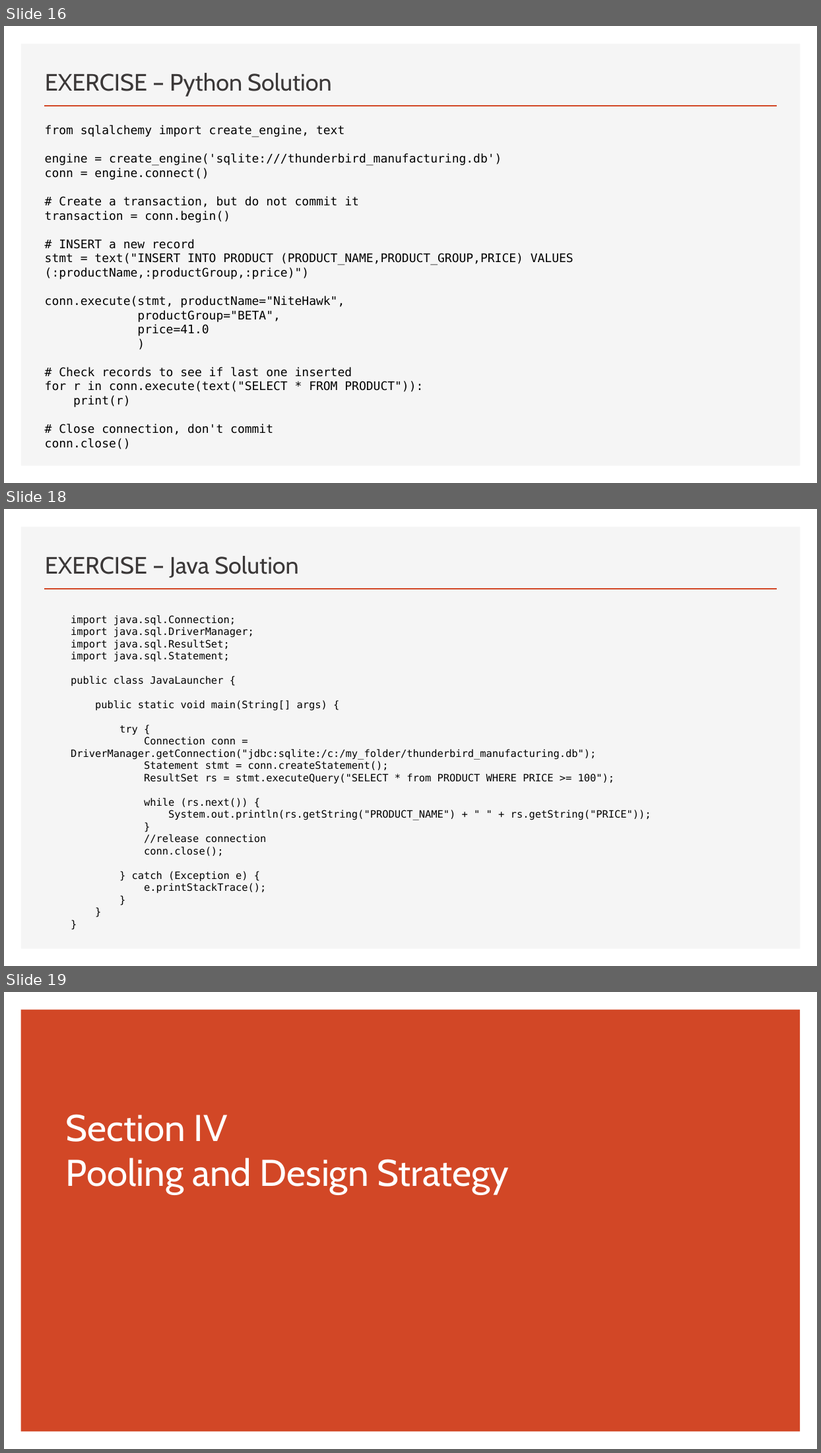
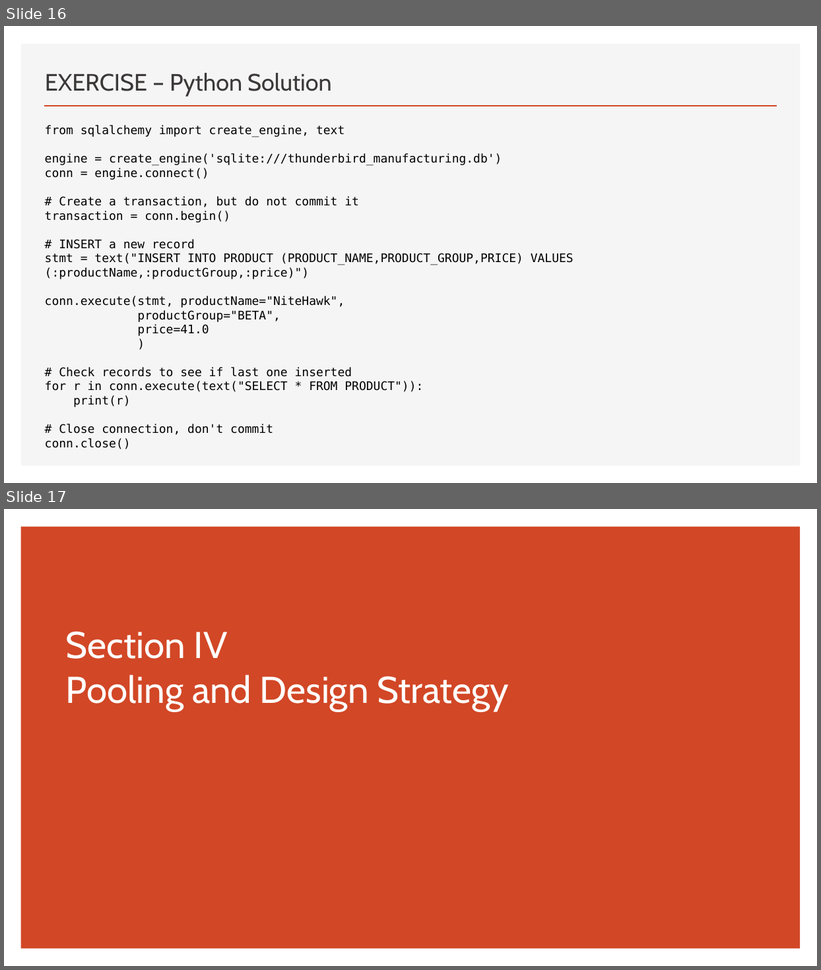
Before and after one commit to thomasnield/oreilly_programming_with_sql, a slide deck: oreilly_programming_with_sql.pptx. Shown one above the other, each under a label of ours: slides 16, 18 and 19 before the commit, slides 16 and 17 after it; the slides between them are not shown. The pictures are 821x1453 and 821x970 pixels, drawn with LibreOffice and Linux fonts; fonts in the diff are those of the drawing. Boxes give left, top, right and bottom in pixels: in the first picture for what was removed or moved away, otherwise in the second. Text is boxed around its words. In the diff, an @@ line names an element or a change of style, - is before the commit and + after.

```diff
--- a/oreilly_programming_with_sql.pptx
+++ b/oreilly_programming_with_sql.pptx
@@ slide 18 removed at [4,509,817,966], background #FFFFFF; not listed: 2 template elements that a slide beside it also shows @@
@@ title removed at [45,556,299,578] @@
-EXERCISE – Java Solution
@@ text removed at [71,615,651,894] @@
-import java.sql.Connection;
-import java.sql.DriverManager;
-import java.sql.ResultSet;
-import java.sql.Statement;
-public class JavaLauncher {
-public static void main(String[] args) {
-try {
-Connection conn = DriverManager.getConnection("jdbc:sqlite:/c:/my_folder/thunderbird_manufacturing.db");
-Statement stmt = conn.createStatement();
-ResultSet rs = stmt.executeQuery("SELECT * from PRODUCT WHERE PRICE >= 100");
-while (rs.next()) {
-System.out.println(rs.getString("PRODUCT_NAME") + " " + rs.getString("PRICE"));
-}
-//release connection
-conn.close();
-} catch (Exception e) {
-e.printStackTrace();
-}
-}
-}
@@ what was slide 19 is now slide 17 @@
```
Also in this commit, not shown: 1 slide changed, 1 other slide removed, 1 other file.
